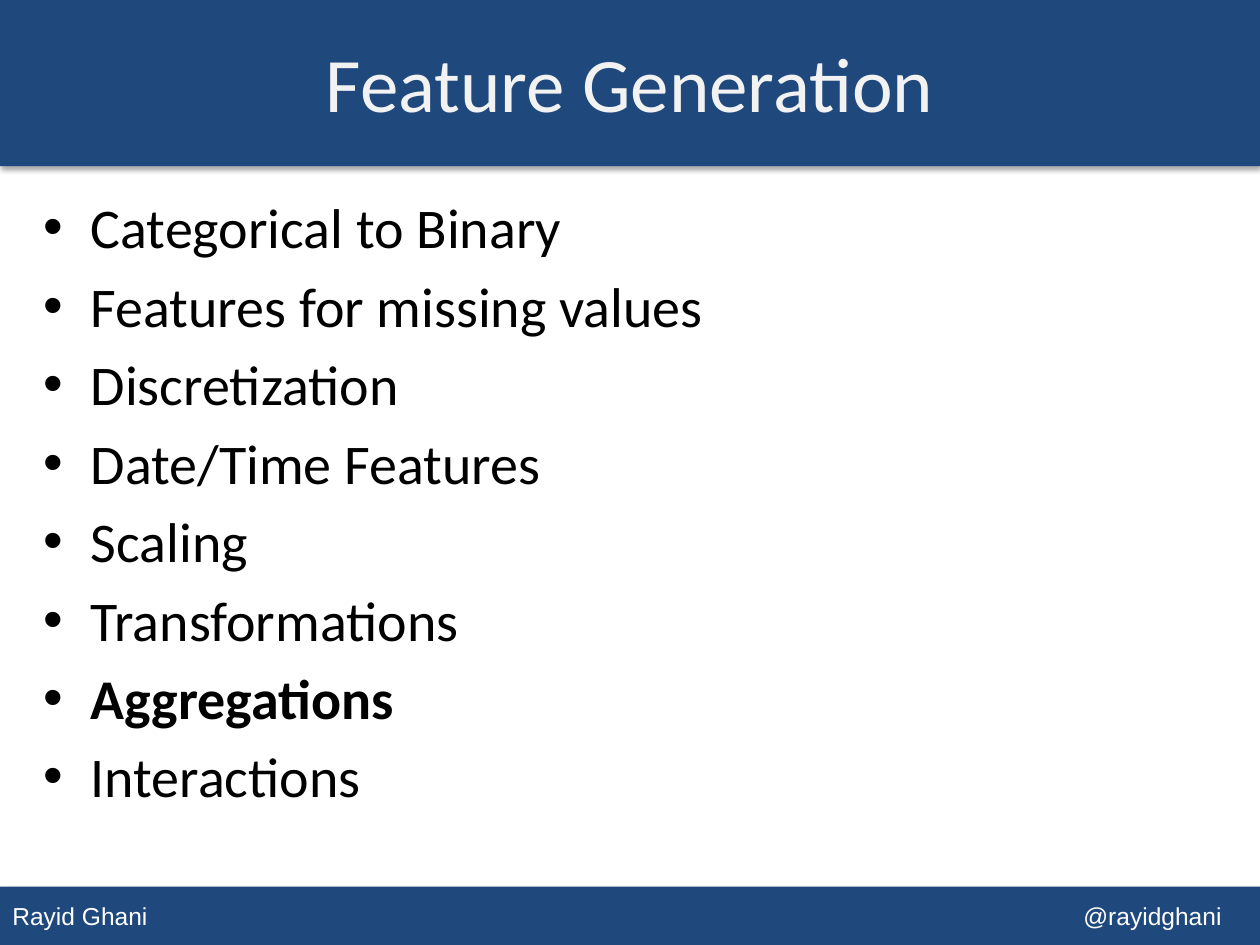
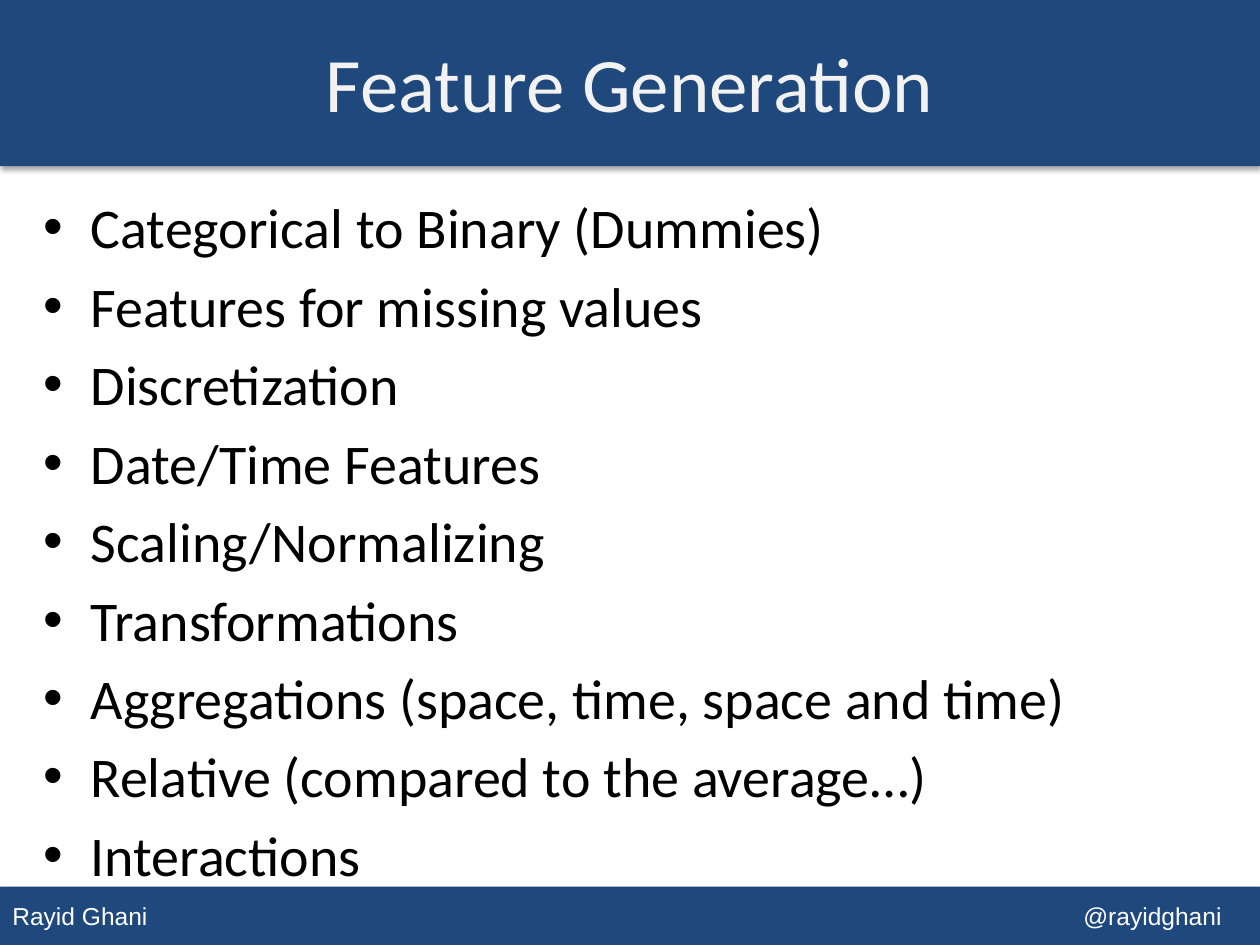
Before and after one commit to dssg/MLforPublicPolicy, a slide deck: slide 5 of Lectures/Lecture 10 - Features.pptx (slide 6 before the commit). Drawn at 1260x945 pixels with LibreOffice and Linux fonts; fonts in the diff are those of the drawing. Boxes give left, top, right and bottom in pixels: in the first picture for what was removed or moved away, otherwise in the second. Text is boxed around its words. In the diff, an @@ line names an element or a change of style, - is before the commit and + after.

```diff
--- a/Lectures/Lecture 10 - Features.pptx
+++ b/Lectures/Lecture 10 - Features.pptx
@@ text at [91,207,824,258]: text changed @@
-• Categorical to Binary
+• Categorical to Binary (Dummies)
@@ text at [91,523,545,572]: text changed @@
-• Scaling
+• Scaling/Normalizing
@@ text at [91,678,1064,807]: text changed; bold off @@
-• Aggregations
+• Aggregations (space, time, space and time)
+• Relative (compared to the average…)
```
Also in this commit, not shown: 4 other slides changed, 1 slide added, 1 slide removed, 3 other files.
